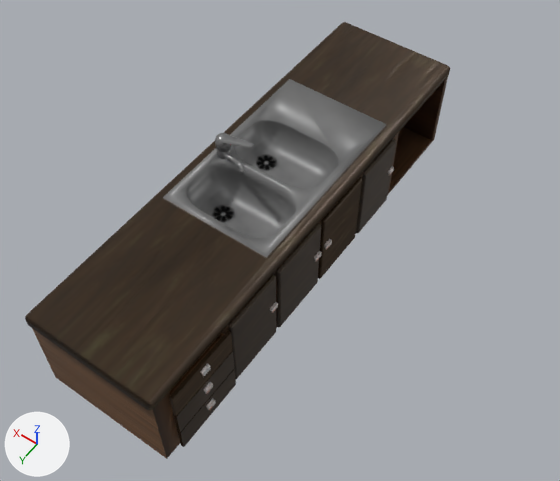
A saved change to the FBX model Assets/Models/Buildings/KitchenBench1.fbx.
Before and after are seen from a 50 mm lens placed at (-3.74, 4.96, 8.05), pointed at (-0.35, 0.2, 0.58). The lights are fixed; the arrows at lower left show +X, +Y and +Z. Where no turn or scale is listed for an object, it has been applied to the vertices.

Objects in the first picture: 'Bench', 'Door1', 'Door2', 'Door3', 'Door4', 'Drawer1', 'Drawer2', 'Drawer3', 'Tap'.
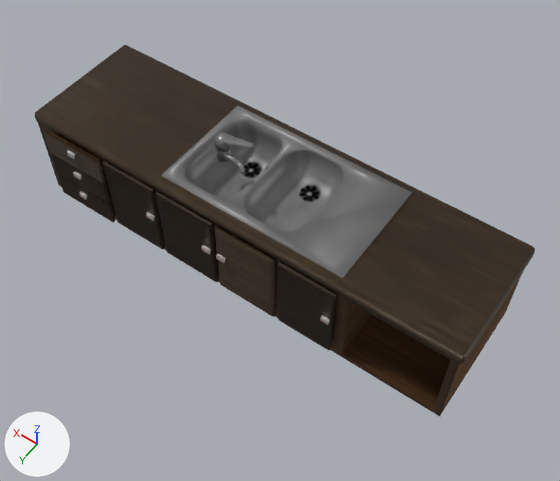
Boxes (x1, y1, x2, y2) around the edits, measured in the pictures (560 x 481 px):
'Bench.001', added: after (35, 45, 535, 416)
'Bench', deleted: before (25, 22, 450, 459)
'Door1.007', added: after (215, 226, 275, 317)
'Door1.005', added: after (278, 262, 336, 350)
'Door1.006', added: after (156, 192, 218, 282)
'Door1.004', added: after (103, 162, 165, 249)
'Door1', deleted: before (228, 275, 278, 379)
'Door3', deleted: before (277, 223, 322, 327)
'Door4', deleted: before (318, 177, 362, 279)
'Drawer1', deleted: before (169, 331, 233, 416)
'Door2', deleted: before (356, 139, 396, 234)
'Drawer1.001', added: after (44, 130, 105, 183)
'Drawer2', deleted: before (174, 351, 234, 432)
'Drawer3', deleted: before (178, 369, 236, 447)
'Drawer2.001', added: after (51, 153, 110, 203)
'Drawer3.001', added: after (58, 174, 115, 222)

Diff of the bpy script that builds the scene:
```diff
--- a/Assets/Models/Buildings/KitchenBench1.fbx.py
+++ b/Assets/Models/Buildings/KitchenBench1.fbx.py
@@ me_cube_024_1 @@
+me_cube_024_1.from_pydata(...)  # 68 vertices, 59 faces; spans x -0.742..0.084, y 0.855..0.931, z 0.074..1.208
+me_cube_024_1.materials.append(mat_tex)
@@ me_cube_021_1 @@
+me_cube_021_1.from_pydata(...)  # 68 vertices, 59 faces; spans x 1.018..1.816, y 0.855..0.931, z 0.074..1.208
+me_cube_021_1.materials.append(mat_tex)
@@ me_cube_020_1 @@
+me_cube_020_1.from_pydata(...)  # 60 vertices, 52 faces; spans x 1.858..2.779, y 0.284..0.961, z 0.074..0.44
+me_cube_020_1.materials.append(mat_tex)
@@ me_cube_014_1 @@
+me_cube_014_1.from_pydata(...)  # 60 vertices, 52 faces; spans x 1.858..2.779, y 0.284..0.961, z 0.458..0.824
+me_cube_014_1.materials.append(mat_tex)
@@ me_cube_023_1 @@
+me_cube_023_1.from_pydata(...)  # 68 vertices, 59 faces; spans x 0.137..0.963, y 0.855..0.931, z 0.074..1.208
+me_cube_023_1.materials.append(mat_tex)
@@ me_cube_022_1 @@
+me_cube_022_1.from_pydata(...)  # 68 vertices, 59 faces; spans x -1.541..-0.802, y 0.855..0.931, z 0.074..1.208
+me_cube_022_1.materials.append(mat_tex)
@@ me_cube_007_1 @@
+me_cube_007_1.from_pydata(...)  # 60 vertices, 52 faces; spans x 1.858..2.779, y 0.284..0.961, z 0.842..1.208
+me_cube_007_1.materials.append(mat_tex)
@@ me_cube_002_1 @@
+me_cube_002_1.from_pydata(...)  # 614 vertices, 541 faces; spans x -3.02..3.01, y -0.85..0.85, z 0.02..1.38
+me_cube_002_1.materials.append(mat_tex)
@@ ob_door4 @@
-ob_door4 = bpy.data.objects.new('Door4', me_cube_024)
-ob_door4.location = (0.01, 0.0, 0.03)
@@ ob_drawer1 @@
-ob_drawer1 = bpy.data.objects.new('Drawer1', me_cube_007)
-ob_drawer1.location = (-0.58, 2.33, 0.26)
@@ ob_door2 @@
-ob_door2 = bpy.data.objects.new('Door2', me_cube_022)
-ob_door2.location = (0.01, 0.0, 0.03)
@@ ob_drawer3 @@
-ob_drawer3 = bpy.data.objects.new('Drawer3', me_cube_020)
-ob_drawer3.location = (-0.58, 2.33, 0.26)
@@ ob_door1 @@
-ob_door1 = bpy.data.objects.new('Door1', me_cube_021)
-ob_door1.location = (0.01, 0.0, 0.03)
@@ ob_drawer2 @@
-ob_drawer2 = bpy.data.objects.new('Drawer2', me_cube_014)
-ob_drawer2.location = (-0.58, 2.33, 0.26)
@@ ob_door3 @@
-ob_door3 = bpy.data.objects.new('Door3', me_cube_023)
-ob_door3.location = (0.01, 0.0, 0.03)
@@ ob_bench @@
-ob_bench = bpy.data.objects.new('Bench', me_cube_002)
-ob_bench.location = (0.01, 0.0, 0.03)
@@ ob_door1_007 @@
+ob_door1_007 = bpy.data.objects.new('Door1.007', me_cube_024_1)
+ob_door1_007.location = (0.0, 0.0, 0.0)
@@ ob_door1_004 @@
+ob_door1_004 = bpy.data.objects.new('Door1.004', me_cube_021_1)
+ob_door1_004.location = (0.0, 0.0, 0.0)
@@ ob_drawer3_001 @@
+ob_drawer3_001 = bpy.data.objects.new('Drawer3.001', me_cube_020_1)
+ob_drawer3_001.location = (0.0, 0.0, 0.0)
@@ ob_drawer2_001 @@
+ob_drawer2_001 = bpy.data.objects.new('Drawer2.001', me_cube_014_1)
+ob_drawer2_001.location = (0.0, 0.0, 0.0)
@@ ob_door1_006 @@
+ob_door1_006 = bpy.data.objects.new('Door1.006', me_cube_023_1)
+ob_door1_006.location = (0.0, 0.0, 0.0)
@@ ob_door1_005 @@
+ob_door1_005 = bpy.data.objects.new('Door1.005', me_cube_022_1)
+ob_door1_005.location = (0.0, 0.0, 0.0)
@@ ob_drawer1_001 @@
+ob_drawer1_001 = bpy.data.objects.new('Drawer1.001', me_cube_007_1)
+ob_drawer1_001.location = (0.0, 0.0, 0.0)
@@ ob_bench_001 @@
+ob_bench_001 = bpy.data.objects.new('Bench.001', me_cube_002_1)
+ob_bench_001.location = (0.0, 0.0, 0.0)
```
